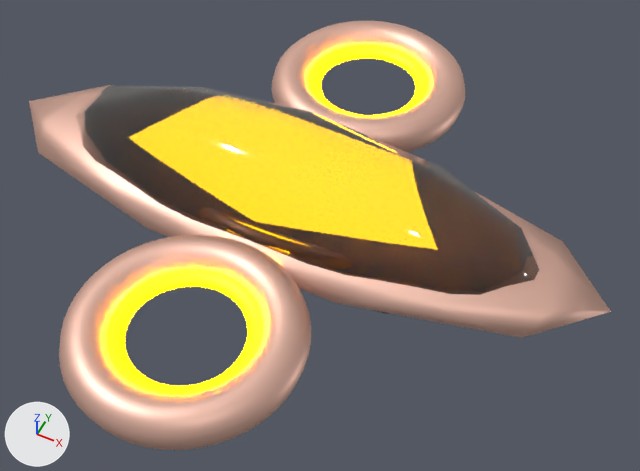
Renders of the glTF model public/models/drone3.glb from each side of a commit.
The view is the same before and after, from a 50 mm camera at (320.71, 43.52, 72.98) aimed at (315.23, 54.48, 59.28). Every picture has the same lights, and +X, +Y and +Z are marked at lower left. The first picture is the older version. Vertices at exactly the same position are counted once.

Names of what the first picture shows: 'Drone 3'.
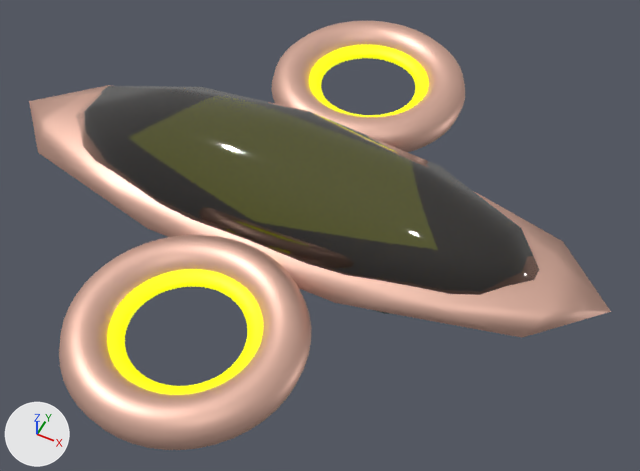
Patch to the scene script:
```diff
--- a/public/models/drone3.glb.py
+++ b/public/models/drone3.glb.py
@@ mat_light_glow_2 @@
+mat_light_glow_2 = principled_material('light-glow-2')
+mat_light_glow_2.base_color = (0.703, 0.712, 0.0)  # yellow #dadb00
+mat_light_glow_2.emission_color = (0.7, 0.715, 0.0)  # yellow #dadc00
+mat_light_glow_2.emission_strength = 1.0
@@ me_torus_012 @@
 me_torus_012.from_pydata(...)  # 2388 vertices, 4768 faces; spans x -6.73..6.71, y -6.2..6.2, z -1.83..1.78
 # used by ob_drone_3; location = (314.38, 54.75, 59.88)
+# me_torus_012 part 1: all 2544 faces that had it switch from mat_glow3 (yellow #e7ac00, glowing yellow #ffbd00) to mat_light_glow_2 (yellow #dadb00, glowing yellow #dadc00)
 me_torus_012.materials.append(mat_metallic3)
```

Pixel boxes [x1, y1, x2, y2] of what changed, in the pictures (640 x 471 px):
part 1 of me_torus_012, edited (looks the same): [107, 45, 429, 395] in both
